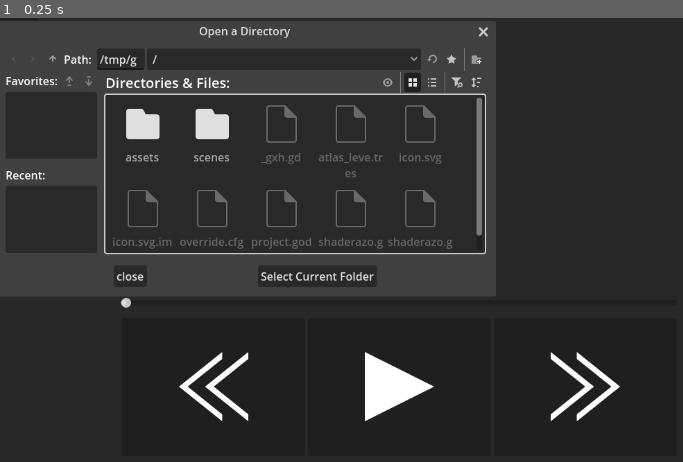
Above: before the commit, frame 1.
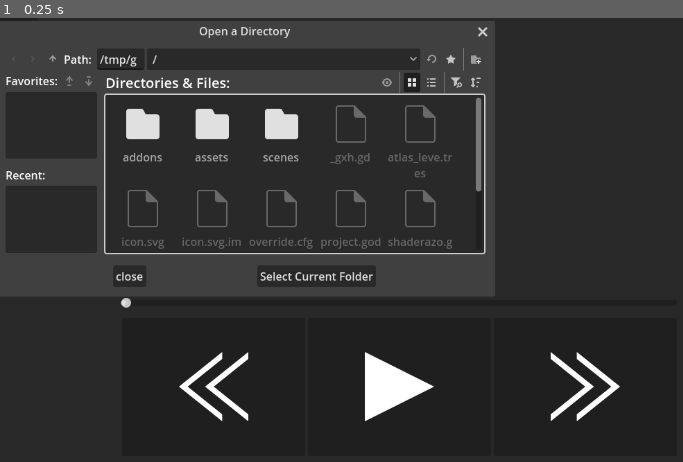
Above: after the commit, the same moment.

Repository: BuenosDiasPibe/godot_ing
Game: Godot game, scene res://scenes/test_music_player.tscn
Same seed, same stepped clock (60 frames per second), same inputs: the game is played once before the commit and once after it.
Inputs:
- Up to frame 1 (0.25 s): no input

The runs differ from the first frame. In frame 1, 1.6% of the frame differs, in the area x 16-72%, y 2-60%.

Commit message:
changes in music player: - labels are now buttons - added cover in the background

Diff:
--- a/another-test/project.godot
+++ b/another-test/project.godot
@@ -19,6 +19,11 @@
 
 buses/default_bus_layout=""
 
+[editor]
+
+version_control/plugin_name="GitPlugin"
+version_control/autoload_on_startup=true
+
 [rendering]
 
 textures/canvas_textures/default_texture_filter=0
--- a/another-test/scenes/music_player_test_1.gd
+++ b/another-test/scenes/music_player_test_1.gd
@@ -7,22 +7,28 @@
 @export var next : Button
 
 @export var progress_bar : HSlider
-@export var fileDialog : FileDialog #
-
+@export var fileDialog : FileDialog
+# not needed in this script, TODO: change to pause button
 @export var pause_button_tx : Texture2D
 @export var play_button_tx : Texture2D
-@export var check_folder : Button
-#TODO: make the path changable
+
+# TODO: Add this to separate visual script
+@export var bg_txt : TextureRect
+
+@export var check_folder : Button # crappy fix
+
 var path : String
 var _progress : float = 0.0
 var songs_list : PackedStringArray
-var current_song : int = 0
+var current_song : int
 var stop : bool = false # TODO: probably not needed
+var _all_done : bool = false
 
 func _ready() -> void:
 	fileDialog.dir_selected.connect(get_dir)
 	fileDialog.popup()
 	check_folder.pressed.connect(open_file_dialog)
+	music_player.finished.connect(next_song.bind(true))
 
 func get_dir(pathh : String) -> void: # doing all the stuff AFTER file is selected
 	path = pathh+"/"
@@ -36,31 +42,40 @@
 			progress_bar.value = m_playback_time / m_time
 
 func _after_file_access():
+	current_song = 0
 	songs_list = DirAccess.open(path).get_files()
 	assert(DirAccess.get_open_error() == 0, "An Error ocurred while opening a folder")
 	# when i erase something from the list while iterating on it
 	# it could have unintended behaviour
+	if(!container.get_children().is_empty()):
+		for chilld in container.get_children():
+			container.remove_child(chilld)
 	for song in songs_list.duplicate():
-		if( song.get_extension() != "wav" && song.get_extension() != "ogg"
-									 	  && song.get_extension() != "mp3"):
+		var s := songs_list.find(song)
+		if(song.get_extension() != "wav" && song.get_extension() != "ogg"
+									 	 && song.get_extension() != "mp3"):
+			if(song.get_extension() == "png" || song.get_extension() == "jpg"):
+				bg_txt.texture = ImageTexture.create_from_image(Image.load_from_file(path+song))
 			songs_list.erase(song)
 			print("deleted " + song)
 			continue
-		var l := Label.new()
+		var l := Button.new()
 		l.text = song.get_basename()
+		l.pressed.connect(song_button.bind(path+song, s))
 		container.add_child(l)
-
+	assert(!songs_list.is_empty(), "you have no songs in this folder")
 	var first_song : String = path+songs_list[current_song]
 	load_music(first_song)
 	assert(music_player.stream != null, "music stream is not setted, no music found in this folder")
+	if(!_all_done):
+		_all_done = true
+		progress_bar.drag_started.connect(stop_it)
+		progress_bar.drag_ended.connect(slider)
 
-	progress_bar.drag_started.connect(stop_it)
-	progress_bar.drag_ended.connect(slider)
+		pause.pressed.connect(play_pause_music)
+		next.pressed.connect(next_song.bind(false))
+		last.pressed.connect(last_song)
 
-	pause.pressed.connect(play_pause_music)
-	next.pressed.connect(next_song.bind(false))
-	last.pressed.connect(last_song)
-	music_player.finished.connect(next_song.bind(true))
 
 #TODO: add this to AudioStreamPlayer's script
 func play_pause_music() -> void:
@@ -88,7 +103,6 @@
 	pause.icon = play_button_tx
 	load_music(song_now)
 	if(!is_music_player):
-		print("hii")
 		music_player.play()
 		pause.icon = pause_button_tx
 	progress_bar.value = music_player.get_playback_position()
@@ -109,8 +123,8 @@
 # TODO: change this to Container logic
 func _change_color(color : Color):
 	var a := container.get_children()
-	if(a[current_song] is Label):
-		var ll : Label = a[current_song]
+	if(a[current_song] is Button):
+		var ll : Button = a[current_song]
 		ll.modulate = color
 
 # TODO: change this to HSlider logic
@@ -138,3 +152,16 @@
 
 func open_file_dialog():
 	fileDialog.popup()
+
+func song_button(pathg : String, song_number : int)-> void:
+	if(current_song == song_number):
+		play_pause_music()
+		return
+	_change_color(Color.WHITE)
+	music_player.stop()
+	current_song = song_number
+	_change_color(Color(0.0, 255.014, 0.0))
+	load_music(pathg)
+	progress_bar.value = music_player.get_playback_position()
+	pause.icon = pause_button_tx
+	music_player.play()
--- a/another-test/scenes/test_music_player.tscn
+++ b/another-test/scenes/test_music_player.tscn
@@ -6,7 +6,46 @@
 [ext_resource type="Texture2D" uid="uid://bs8cbc2n3kucj" path="res://assets/backwards_button.png" id="2_qoo44"]
 [ext_resource type="Texture2D" uid="uid://dhssagqh1ryeb" path="res://assets/play_button.png" id="3_qoo44"]
 
-[node name="TestMusicPlayer" type="Control" node_paths=PackedStringArray("container", "last", "pause", "next", "music_player", "progress_bar", "check_folder", "fileDialog")]
+[sub_resource type="Animation" id="Animation_mnkje"]
+resource_name = "flipping"
+length = 10.0
+loop_mode = 1
+step = 1.0
+tracks/0/type = "value"
+tracks/0/imported = false
+tracks/0/enabled = true
+tracks/0/path = NodePath("AnimationPlayer/TextureRect:scale:x")
+tracks/0/interp = 2
+tracks/0/loop_wrap = true
+tracks/0/keys = {
+"times": PackedFloat32Array(0, 5, 10),
+"transitions": PackedFloat32Array(1, 1, 1),
+"update": 0,
+"values": [1.0, -1.0, 1.0]
+}
+
+[sub_resource type="Animation" id="Animation_1ub1j"]
+length = 0.001
+tracks/0/type = "value"
+tracks/0/imported = false
+tracks/0/enabled = true
+tracks/0/path = NodePath("AnimationPlayer/TextureRect:scale:x")
+tracks/0/interp = 1
+tracks/0/loop_wrap = true
+tracks/0/keys = {
+"times": PackedFloat32Array(0),
+"transitions": PackedFloat32Array(1),
+"update": 1,
+"values": [1.0]
+}
+
+[sub_resource type="AnimationLibrary" id="AnimationLibrary_u37pq"]
+_data = {
+&"RESET": SubResource("Animation_1ub1j"),
+&"flipping": SubResource("Animation_mnkje")
+}
+
+[node name="TestMusicPlayer" type="Control" node_paths=PackedStringArray("music_player", "container", "last", "pause", "next", "progress_bar", "fileDialog", "bg_txt", "check_folder")]
 layout_mode = 3
 anchors_preset = 15
 anchor_right = 1.0
@@ -14,16 +53,17 @@
 grow_horizontal = 2
 grow_vertical = 2
 script = ExtResource("1_wmssx")
+music_player = NodePath("AudioStreamPlayer")
 container = NodePath("CanvasLayer/ScrollContainer/music_container")
 last = NodePath("CanvasLayer/HBoxContainer/left")
 pause = NodePath("CanvasLayer/HBoxContainer/pause")
 next = NodePath("CanvasLayer/HBoxContainer/right")
-music_player = NodePath("AudioStreamPlayer")
 progress_bar = NodePath("CanvasLayer/HSlider")
-check_folder = NodePath("Button")
 fileDialog = NodePath("FileDialog")
 pause_button_tx = ExtResource("2_mnkje")
 play_button_tx = ExtResource("3_qoo44")
+bg_txt = NodePath("CanvasLayer/AnimationPlayer/TextureRect")
+check_folder = NodePath("Button")
 
 [node name="CanvasLayer" type="CanvasLayer" parent="."]
 
@@ -82,6 +122,31 @@
 grow_horizontal = 2
 grow_vertical = 2
 
+[node name="AnimationPlayer" type="AnimationPlayer" parent="CanvasLayer"]
+libraries = {
+&"": SubResource("AnimationLibrary_u37pq")
+}
+autoplay = "flipping"
+
+[node name="TextureRect" type="TextureRect" parent="CanvasLayer/AnimationPlayer"]
+modulate = Color(1, 1, 1, 0.24705882)
+light_mask = 0
+z_index = -1
+anchors_preset = 8
+anchor_left = 0.5
+anchor_top = 0.5
+anchor_right = 0.5
+anchor_bottom = 0.5
+offset_left = -200.0
+offset_top = -200.0
+offset_right = 200.0
+offset_bottom = 200.0
+grow_horizontal = 2
+grow_vertical = 2
+pivot_offset = Vector2(200, 200)
+mouse_filter = 2
+expand_mode = 1
+
 [node name="AudioStreamPlayer" type="AudioStreamPlayer" parent="."]
 
 [node name="FileDialog" type="FileDialog" parent="."]
Not shown, added: another-test/addons/godot-git-plugin/git_plugin.gdextension.uid
Not shown: 1 places in another-test/scenes/test_music_player.tscn that only renumber resources
Not shown, added: another-test/addons/godot-git-plugin/LICENSE
Not shown, added: another-test/addons/godot-git-plugin/THIRDPARTY.md
Not shown, added: another-test/addons/godot-git-plugin/git_plugin.gdextension
Not shown, added: another-test/addons/godot-git-plugin/linux/libgit_plugin.linux.editor.x86_64.so
Not shown, added: another-test/addons/godot-git-plugin/macos/libgit_plugin.macos.editor.universal.dylib
Not shown, added: another-test/addons/godot-git-plugin/windows/libgit_plugin.windows.editor.x86_64.dll
